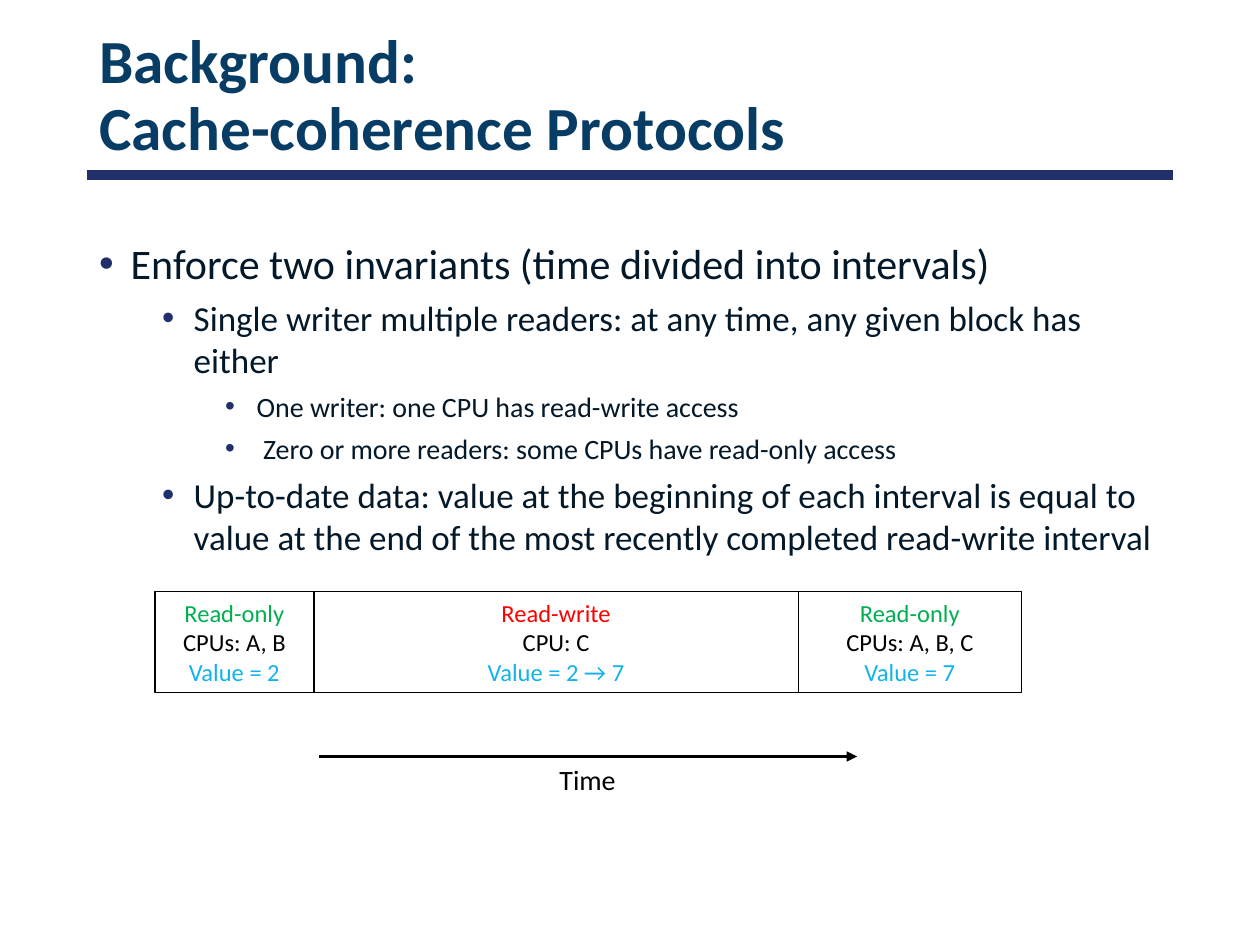
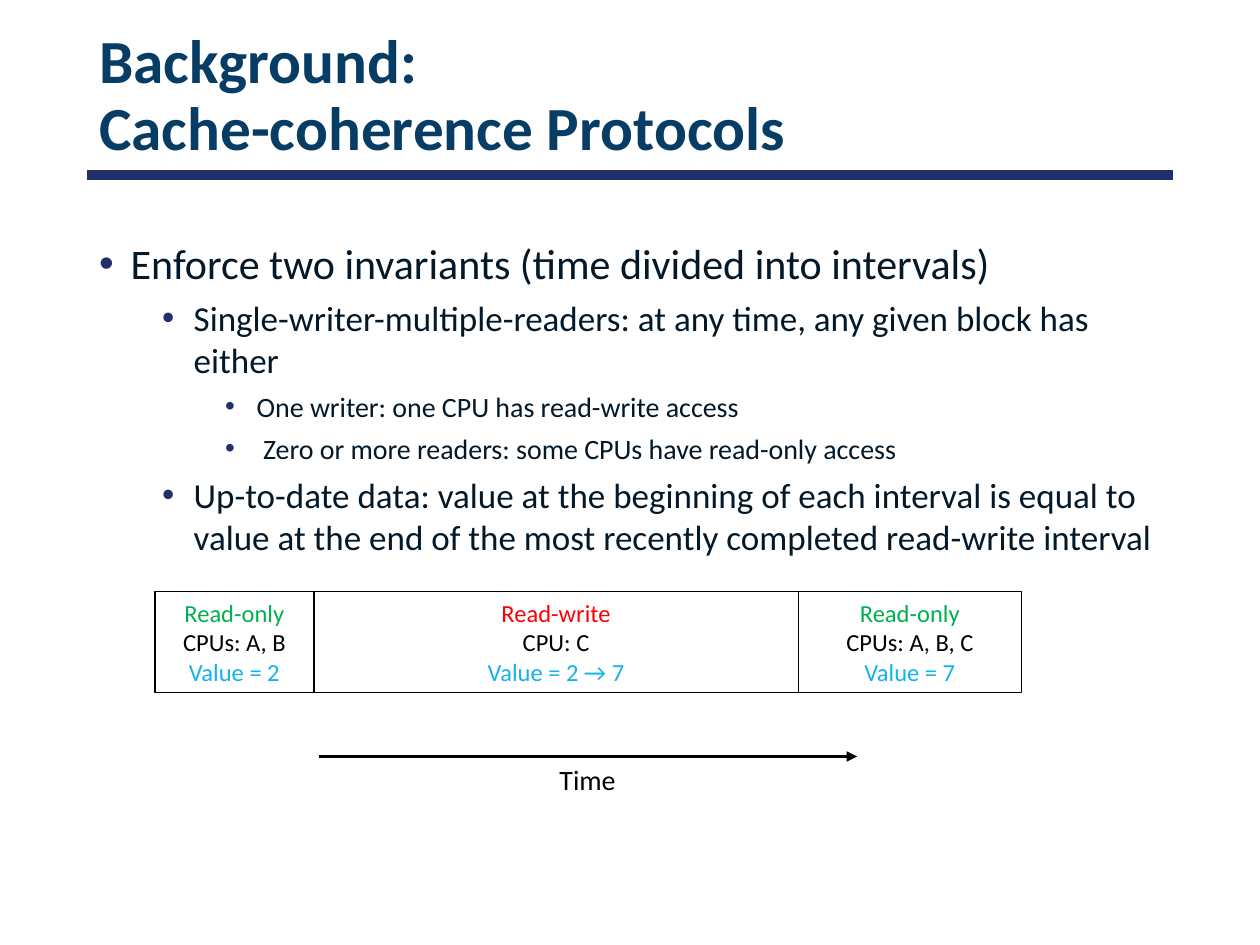
Before and after one commit to smajidzahedi/ECE350, a slide deck: slide 12 of 05-multiprocessor.pptx. Drawn at 1260x945 pixels with LibreOffice and Linux fonts; fonts in the diff are those of the drawing. Boxes give left, top, right and bottom in pixels: in the first picture for what was removed or moved away, otherwise in the second. Text is boxed around its words. In the diff, an @@ line names an element or a change of style, - is before the commit and + after.

```diff
--- a/05-multiprocessor.pptx
+++ b/05-multiprocessor.pptx
@@ text at <box>194,306,1089,374</box>: text changed @@
-  • Single writer multiple readers: at any time, any given block has either
+  • Single-writer-multiple-readers: at any time, any given block has either
```
Also in this commit, not shown: 2 other slides changed, 1 other file.
